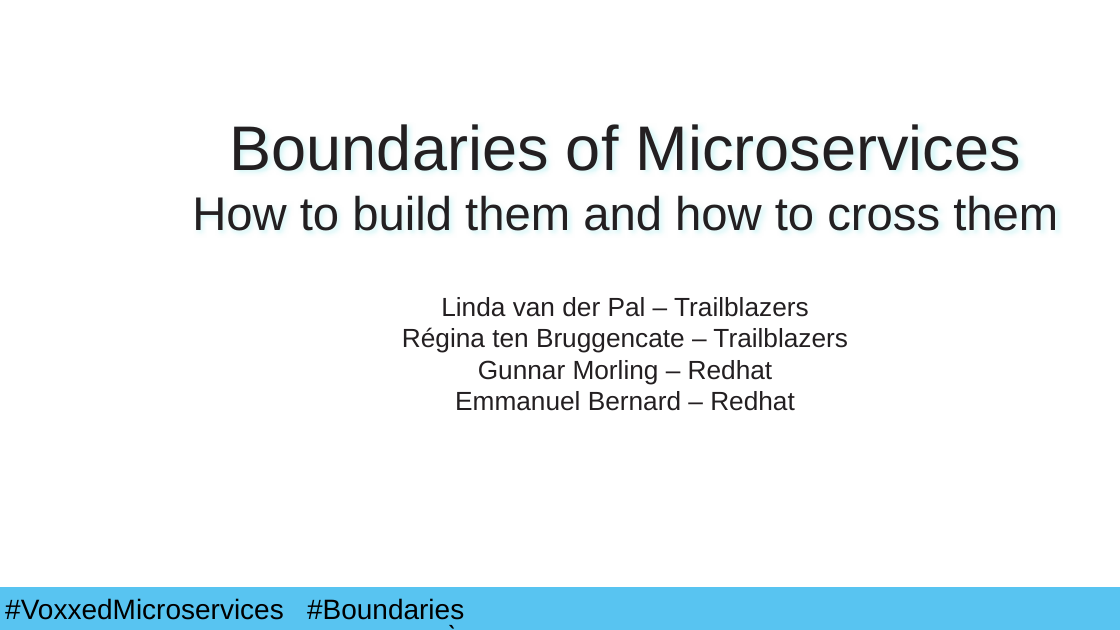
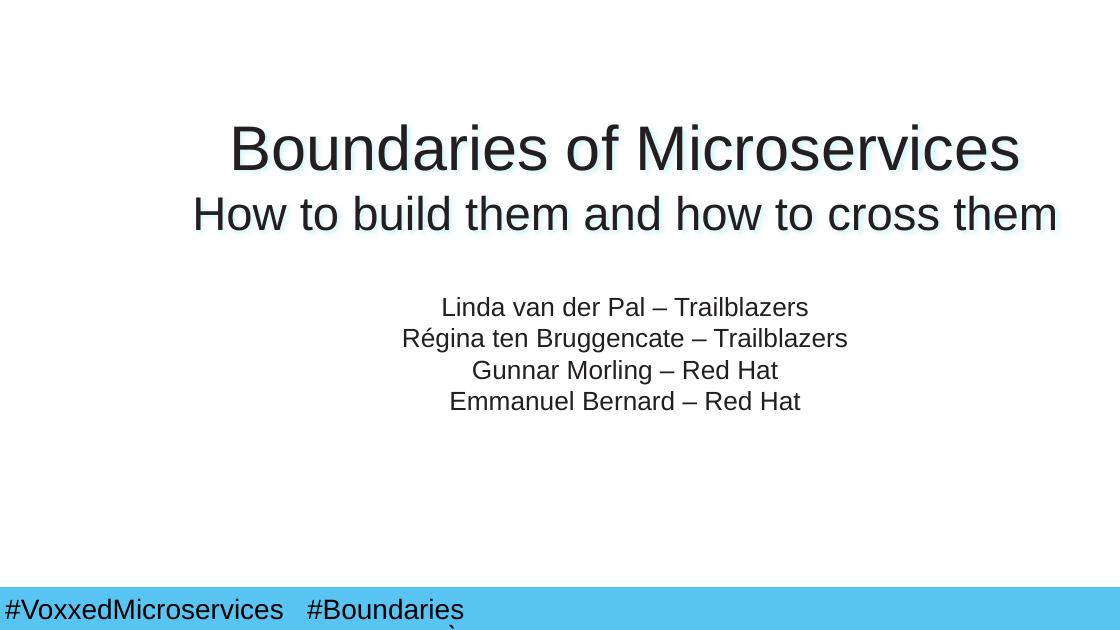
Before and after one commit to lvdpal/voxxed, a slide deck: slide 1 of Presentation.pptx. Drawn at 1120x630 pixels with LibreOffice and Linux fonts; fonts in the diff are those of the drawing; background and template pictures are left out. Boxes give left, top, right and bottom in pixels: in the first picture for what was removed or moved away, otherwise in the second. Text is boxed around its words. In the diff, an @@ line names an element or a change of style, - is before the commit and + after.

```diff
--- a/Presentation.pptx
+++ b/Presentation.pptx
@@ text at <box>449,360,801,411</box>: text changed @@
-Gunnar Morling – Redhat
-Emmanuel Bernard – Redhat
+Gunnar Morling – Red Hat
+Emmanuel Bernard – Red Hat
```
Also in this commit, not shown: 3 other slides changed, 1 slide removed.
